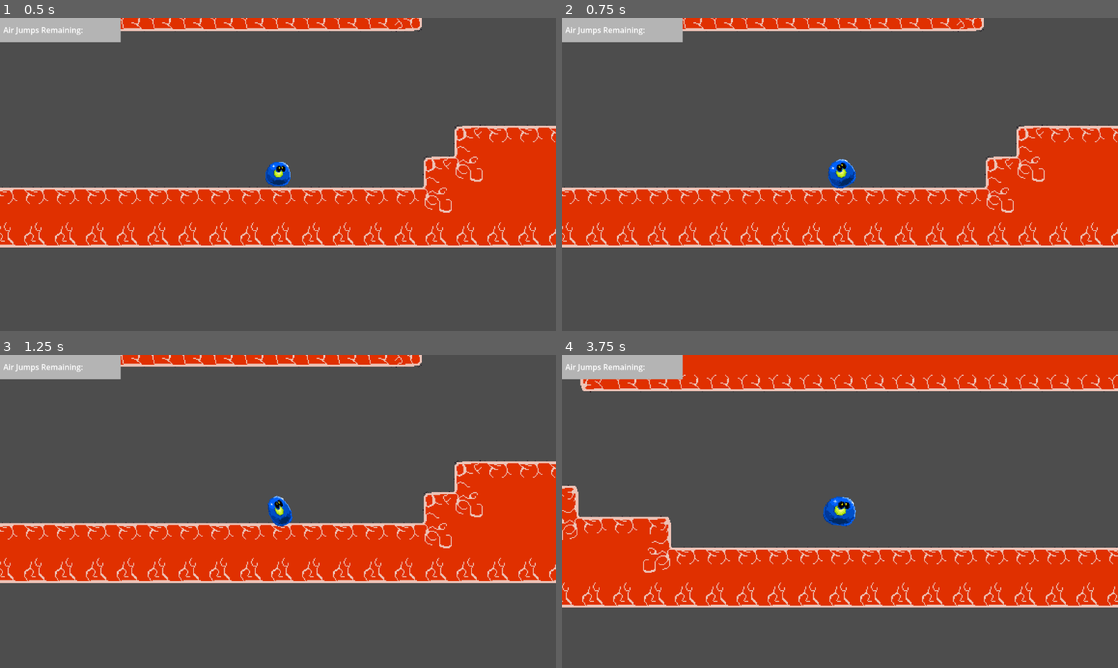
Above: before the commit, frames 1-4 (two rows, left to right).
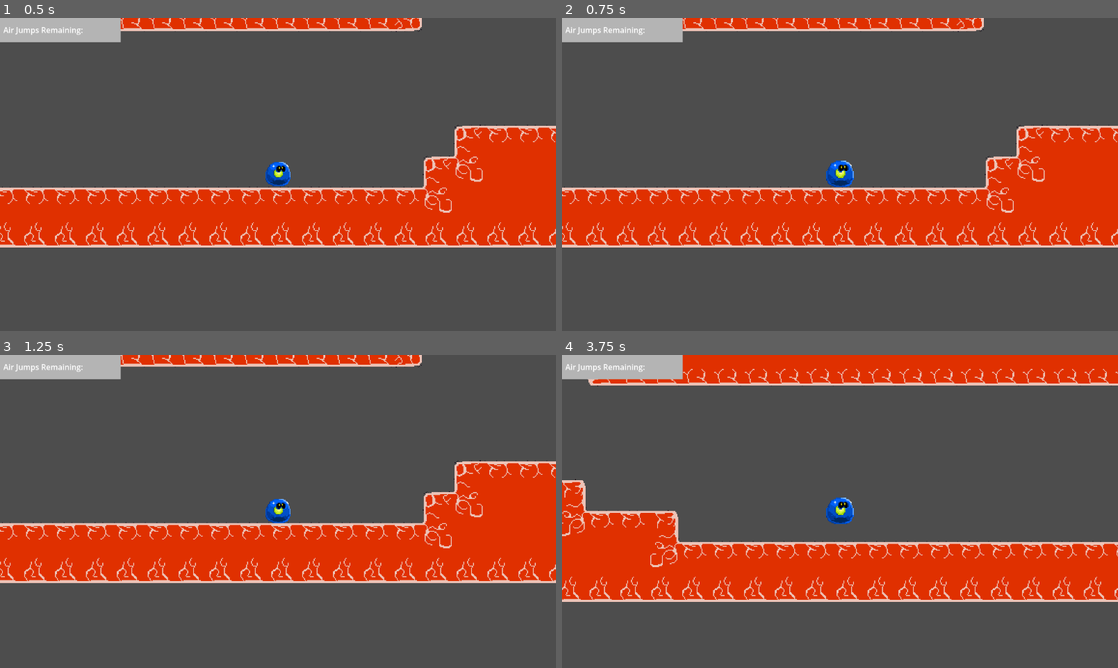
Above: after the commit, the same moments.

Repository: 2026-Hackathon/UnderYourSkin
Game: Godot game, scene res://TempScene.tscn
The game is run twice, just before and just after one commit, with the same random seed, the same clock (stepped at 60 frames per second) and the same inputs.
Inputs (mouse positions are in pixels of both pictures, inside the frame that each line leads up to):
- Up to frame 1 (0.5 s): no input
- Up to frame 2 (0.75 s): tap Enter at 0.5 s; move the mouse to (962, 158) at 0.52 s; click (962, 158) at 0.67 s
- Up to frame 3 (1.25 s): no input
- Up to frame 4 (3.75 s): drag from (728, 527) to (812, 574) at 1.27 s; move the mouse to (895, 442) at 2.02 s; click (895, 442) at 2.17 s; drag from (812, 574) to (673, 464) at 2.77 s; move the mouse to (1006, 558) at 3.52 s; click (1006, 558) at 3.67 s

Frame 1 is identical in both runs. In frame 2, 0.2% of the frame differs, in the area x 47-53%, y 45-55%; in frame 3, 0.3%; in frame 4, 12%, in the area x 0-100%, y 4-81%.

Commit message:
Removed Squash and Strech

Diff:
--- a/under-your-skin/Scripts/player_character.gd
+++ b/under-your-skin/Scripts/player_character.gd
@@ -31,11 +31,6 @@
 #Get the sprite
 @onready var sprite: Sprite2D = get_node("Player Sprite")
 var original_scale: Vector2
-
-@export var squash_amount: float = 1.3     # How much to stretch/squash (1.3 = 30%)
-@export var squash_return_speed: float = 8.0  # How fast it snaps back
-@export var squash_rotation: bool = true   # Rotate sprite toward drag direction
-var target_scale: Vector2 = Vector2.ONE
 
 #Initilaize some Vals
 #Initilaize Player Size Needed so when scale is changed player remains Visible
@@ -85,24 +80,16 @@
 
 					#On release Size back to Normal
 					scale = original_scale
+
 func _physics_process(delta: float):
 	#Bullet Time
 	if bullet_time_active:
 		#Lerps Time, back to normal
 		#rate Depends on bullet Time
-		current_time_scale = lerp(current_time_scale, normal_time_scale, time_ramp_speed * Engine.time_scale * delta)
+		current_time_scale = move_toward(current_time_scale, normal_time_scale, time_ramp_speed * Engine.time_scale * delta)
 	else:
-		current_time_scale = lerp(current_time_scale, normal_time_scale, 50.0 * time_ramp_speed * Engine.time_scale * delta)
+		current_time_scale = move_toward(current_time_scale, normal_time_scale, 50.0 * time_ramp_speed * Engine.time_scale * delta)
 	Engine.time_scale = current_time_scale
-
-	# Squash/ stretch
-	if is_dragging:
-		squash_and_stretch()
-
-	# SMOOTHLY APPLY target_scale to sprite
-	if sprite:
-		sprite.scale = sprite.scale.lerp(target_scale, squash_return_speed * delta)
-
 
 
 	#Apply Gravity/Reset Jumps
@@ -127,6 +114,7 @@
 		jump_count = max_jumps
 	#Applies Bounce
 	apply_bounce(pre_move_velocity)
+
 #Bounce Function, vibecoded
 func apply_bounce(pre_move_velocity: Vector2) -> void:
 	var collided := false
@@ -149,31 +137,6 @@
 	# If should Bounce, applies second move
 	if collided:
 		move_and_slide()
-
-
-#Visual Functions
-func squash_and_stretch():
-	if not sprite or not is_dragging:
-		return
-
-	var drag_end = get_global_mouse_position()
-	var drag_vec = drag_end - drag_start
-	var drag_dir = drag_vec.normalized()
-
-	# Stretch OPPOSITE drag direction (compress before launch)
-	var stretch_dir = -drag_dir
-
-	# Base squash/stretch amounts
-	var squash_factor = 0.85  # How much to squash perpendicular
-	var stretch_factor = 1.25 # How much to stretch in drag direction
-
-	# Calculate scale based on drag direction
-	target_scale.x = lerp(squash_factor, stretch_factor, abs(stretch_dir.x))
-	target_scale.y = lerp(squash_factor, stretch_factor, abs(stretch_dir.y))
-
-	# Optional: slight rotation toward drag
-	if squash_rotation:
-		sprite.rotation = drag_dir.angle() * 0.3  # Much smaller rotation
 
 #Helper Functions: Gets Tile Values
 #Ngl these were vibe coded af hope they work well
